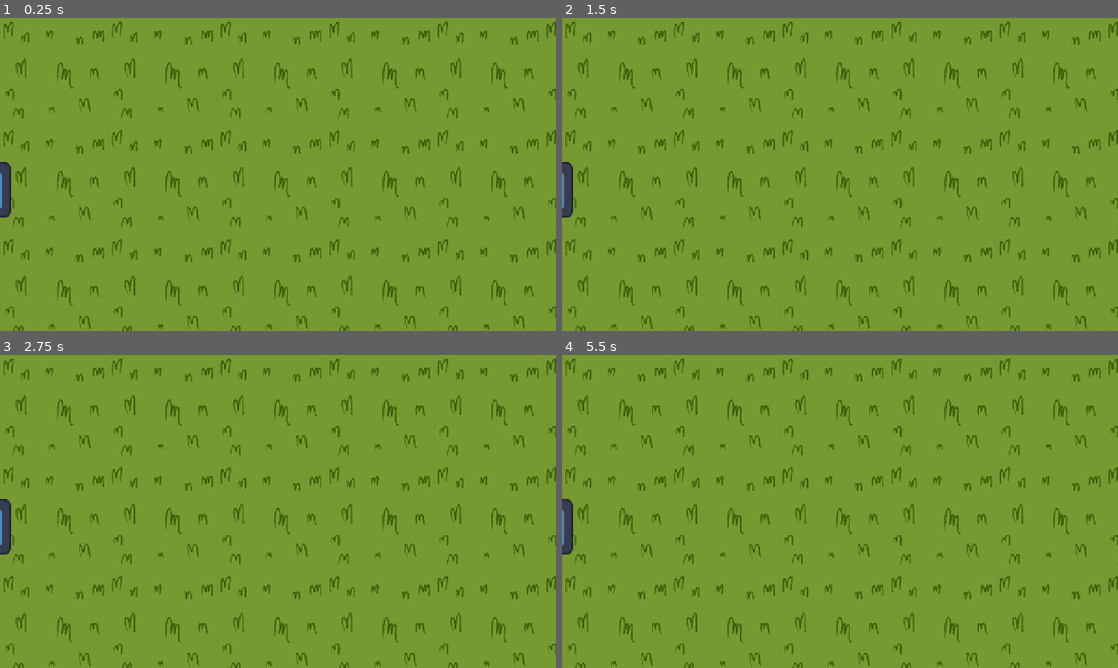
Above: before the commit, frames 1-4 (two rows, left to right).
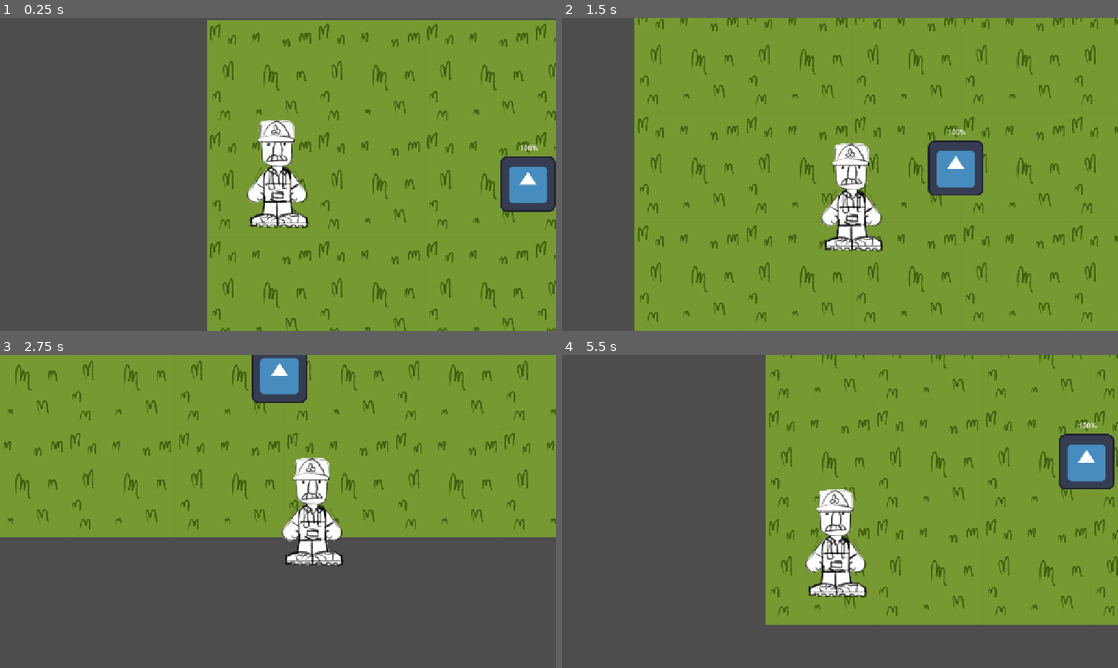
Above: after the commit, the same moments.

Repository: amtf1/last-farm
Game: Godot game, scene res://scenes/world.tscn
Same seed, same stepped clock (60 frames per second), same inputs: the game is played once before the commit and once after it. The project has no main scene, so this scene is started directly. The engine's default icon, where the game draws it, is replaced by a stand-in: a white triangle on a blue panel in a dark square.
Inputs:
- Up to frame 1 (0.25 s): no input
- Up to frame 2 (1.5 s): tap Enter at 0.5 s; hold D (move_right) 0.53-1.28 s; hold S (move_down) from 1.28 s (still down)
- Up to frame 3 (2.75 s): release S (move_down) at 2.03 s; hold D (move_right) from 2.03 s (still down)
- Up to frame 4 (5.5 s): release D (move_right) at 2.78 s; hold W (move_up) 2.78-3.53 s; hold A (move_left) 3.53-5.03 s; hold S (move_down) from 5.03 s (still down)

The runs differ from the first frame. In frame 1, 48% of the frame differs, in the area x 0-100%, y 0-100%; in frame 2, 26%; in frame 3, 51%; in frame 4, 55%.

Commit message:
feat: Sistema de vida do celeiro com sinais

Diff:
--- a/scenes/celeiro.tscn
+++ b/scenes/celeiro.tscn
@@ -1,11 +1,13 @@
 [gd_scene format=3 uid="uid://cuq5ln28jwrgw"]
 
+[ext_resource type="Script" uid="uid://dy4n0pv0nl1ps" path="res://scripts/celeiro.gd" id="1_f5885"]
 [ext_resource type="Texture2D" uid="uid://b067yhvg80vmv" path="res://icon.svg" id="1_imsx6"]
 
 [sub_resource type="RectangleShape2D" id="RectangleShape2D_6bl4t"]
 size = Vector2(126.94249, 48.51371)
 
 [node name="celeiro" type="StaticBody2D" unique_id=2136815250 groups=["celeiro"]]
+script = ExtResource("1_f5885")
 
 [node name="Sprite2D" type="Sprite2D" parent="." unique_id=1316081681]
 texture = ExtResource("1_imsx6")
@@ -13,8 +15,8 @@
 [node name="CollisionShape2D" type="CollisionShape2D" parent="." unique_id=1570328811]
 position = Vector2(0.02167511, 38.744995)
 shape = SubResource("RectangleShape2D_6bl4t")
-disabled = true
 
 [node name="HealthBar" type="ProgressBar" parent="." unique_id=852774683]
+offset_top = -97.36043
 offset_right = 4.0
-offset_bottom = 27.0
+offset_bottom = -70.36043
--- a/scenes/world.tscn
+++ b/scenes/world.tscn
@@ -1,6 +1,7 @@
 [gd_scene format=4 uid="uid://ogl4tn68iim7"]
 
 [ext_resource type="Texture2D" uid="uid://dorekvaacejpk" path="res://assets/environment/grama.png" id="1_rwgxs"]
+[ext_resource type="PackedScene" uid="uid://u65iw3u3wo0n" path="res://scenes/player.tscn" id="2_4wyf3"]
 [ext_resource type="PackedScene" uid="uid://cuq5ln28jwrgw" path="res://scenes/celeiro.tscn" id="2_rwgxs"]
 
 [sub_resource type="TileSetAtlasSource" id="TileSetAtlasSource_k0juu"]
@@ -1393,6 +1394,10 @@
 [node name="Obstacles" type="Node2D" parent="." unique_id=210962199]
 y_sort_enabled = true
 
+[node name="celeiro" parent="." unique_id=2136815250 instance=ExtResource("2_rwgxs")]
+y_sort_enabled = true
+position = Vector2(739.48096, 376.72836)
+
 [node name="DefenseSlots" type="Node2D" parent="." unique_id=998561118]
 
 [node name="SpawnPoints" type="Node2D" parent="." unique_id=941085668]
@@ -1409,5 +1414,5 @@
 [node name="SpawnRight" type="Marker2D" parent="SpawnPoints" unique_id=2001845422]
 position = Vector2(1502.8508, 380.38965)
 
-[node name="celeiro" parent="." unique_id=2136815250 instance=ExtResource("2_rwgxs")]
-position = Vector2(-38.447052, 395.43607)
+[node name="Player" parent="." unique_id=1791284013 instance=ExtResource("2_4wyf3")]
+position = Vector2(163.86707, 354.67175)
--- /dev/null
+++ b/scripts/celeiro.gd
@@ -0,0 +1,30 @@
+extends StaticBody2D
+
+signal vida_mudou(vida_atual, vida_maxima)
+signal celeiro_derrubado
+
+@export var vida_maxima: int = 100
+var vida_atual: int
+
+@onready var indicador = $HealthBar
+
+func _ready():
+	vida_atual = vida_maxima
+	indicador.max_value = vida_maxima
+	indicador.value = vida_atual
+
+func tomando(quant : int):
+	if vida_atual <= 0:
+		return
+
+	vida_atual = max(vida_atual-quant, 0)
+	indicador.value = vida_atual
+
+	vida_mudou.emit(vida_atual, vida_maxima)
+
+	if vida_atual == 0:
+		celeiro_derrubado.emit()
+		print("Celeiro derrubado!")
+func _process(_delta):
+	if Input.is_action_just_pressed("levar_dano"):
+		tomando(15)
Not shown, added: scripts/celeiro.gd.uid
